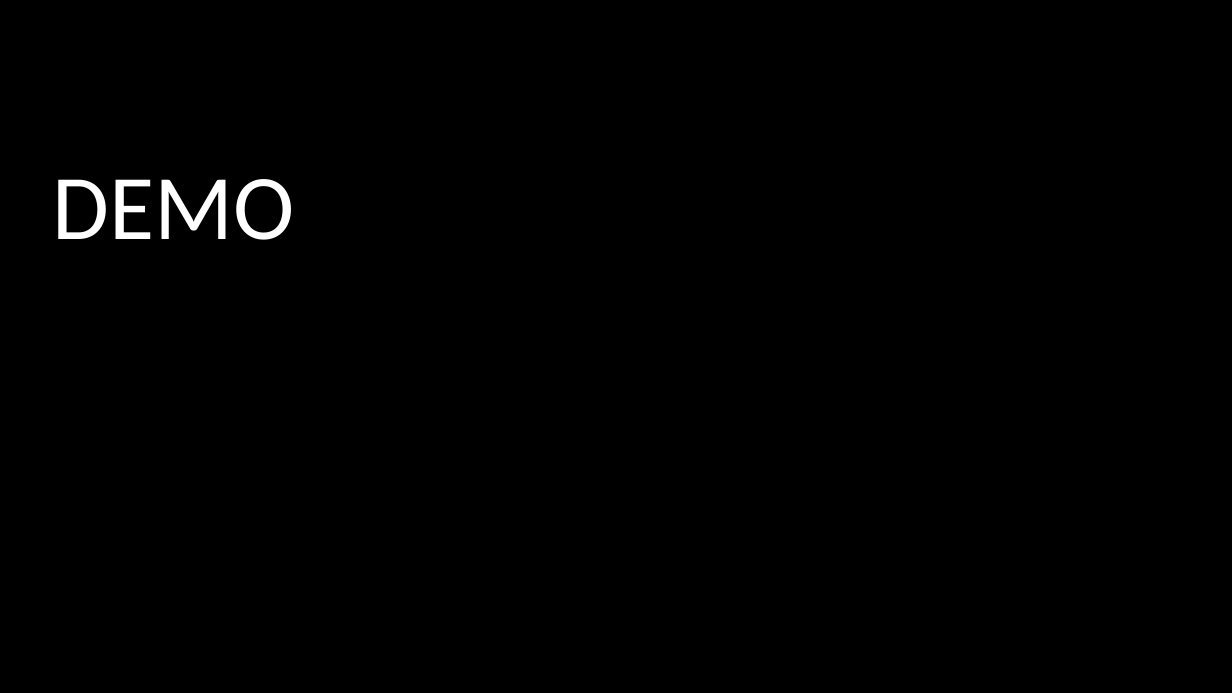
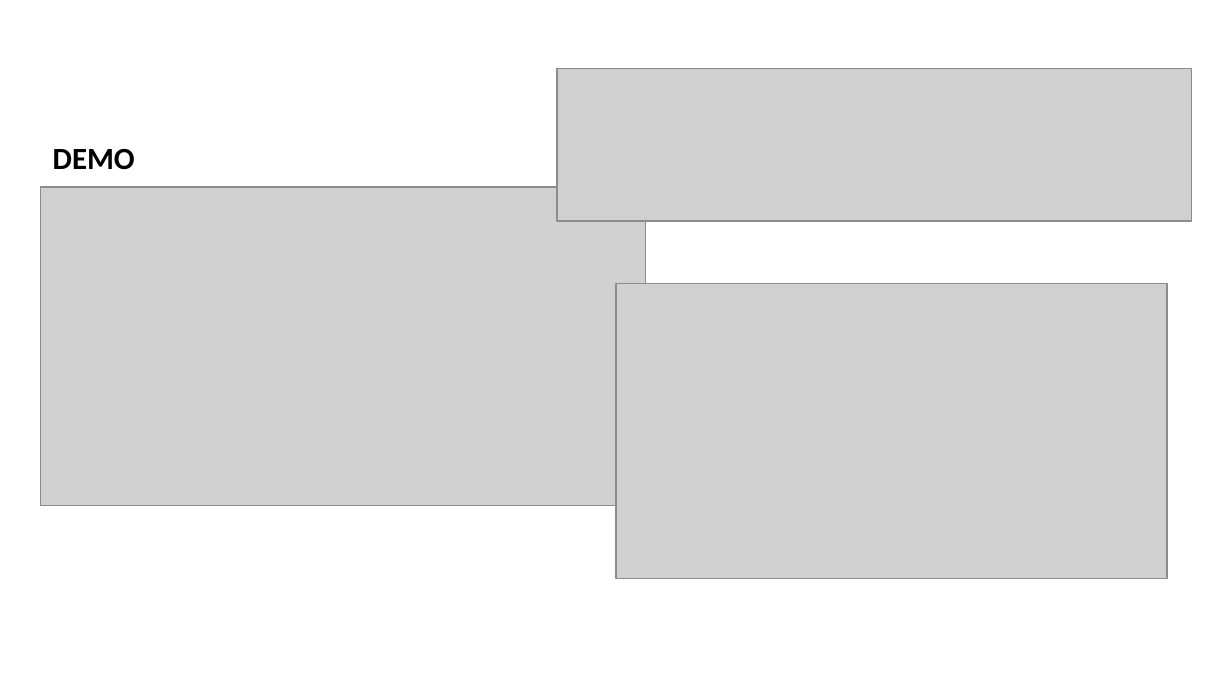
Before and after one commit to JAD-Hackathon/challenge2, a slide deck: slide 5 of docs/JAD_ATC_Hackathon_2026.pptx. Drawn at 1232x693 pixels with LibreOffice and Linux fonts; fonts in the diff are those of the drawing; grey boxes stand for pictures; background and template pictures are left out. Boxes give left, top, right and bottom in pixels: in the first picture for what was removed or moved away, otherwise in the second. Text is boxed around its words. In the diff, an @@ line names an element or a change of style, - is before the commit and + after.

Commit message:
powerpoint

```diff
--- a/docs/JAD_ATC_Hackathon_2026.pptx
+++ b/docs/JAD_ATC_Hackathon_2026.pptx
@@ background #000000 to #FFFFFF @@
@@ picture added at (x1=557, y1=68, x2=1191, y2=221) @@
@@ title "DEMO" moved from (x1=53, y1=179, x2=295, y2=240) to (x1=53, y1=148, x2=135, y2=170) @@
@@ title "DEMO" at (x1=53, y1=148, x2=135, y2=170): size 54 to 18 pt, text colour #FFFFFF to #000000, bold on @@
@@ picture added at (x1=41, y1=187, x2=646, y2=506) @@
@@ picture added at (x1=616, y1=283, x2=1167, y2=579) @@
```
Also in this commit, not shown: 1 other slide changed, 1 slide added, 1 slide removed, 2 other files.
